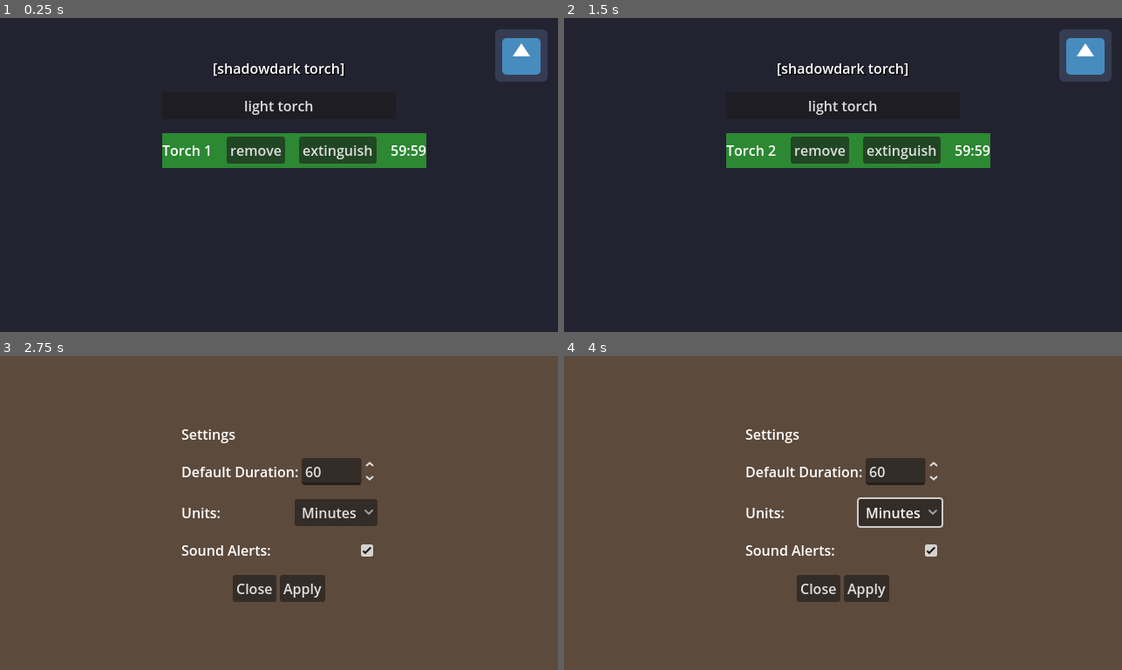
Above: before the commit, frames 1-4 (two rows, left to right).
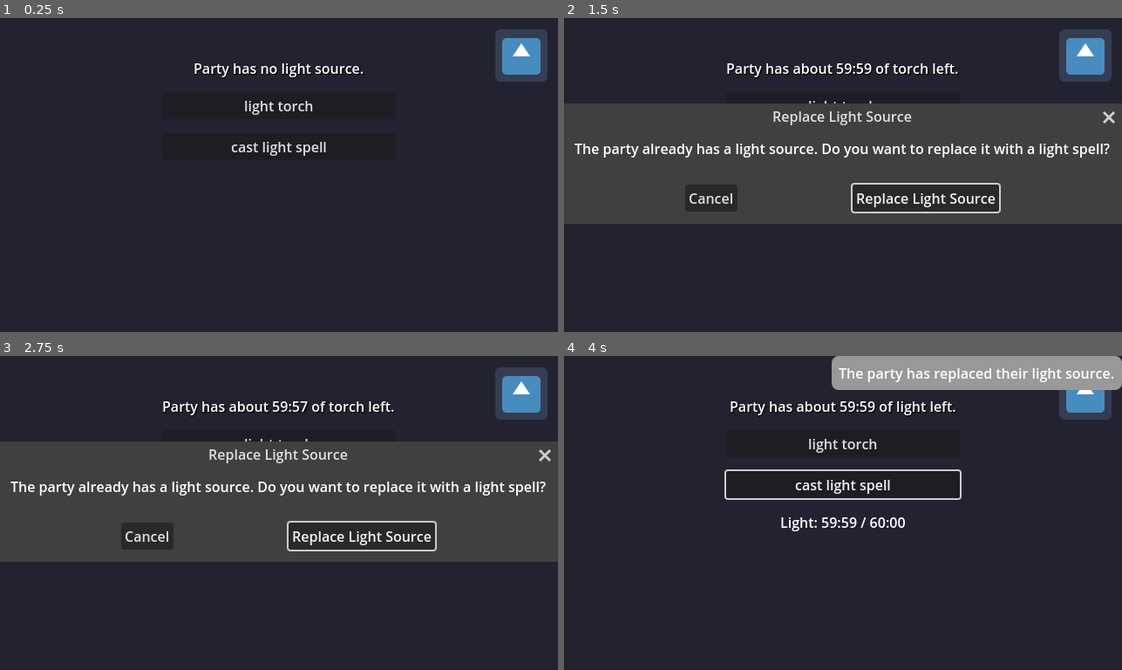
Above: after the commit, the same moments.

Repository: crubio/shadow-torch
Game: Godot game, scene res://scenes/main.tscn
Two runs of this game, one before a commit and one after it. Both use one fixed random seed, a clock stepped at 60 frames per second and the inputs below. The engine's default icon, where the game draws it, is replaced by a stand-in: a white triangle on a blue panel in a dark square.
Inputs (mouse positions are in pixels of both pictures, inside the frame that each line leads up to):
- Up to frame 1 (0.25 s): no input
- Up to frame 2 (1.5 s): click "light torch" at 0.5 s; click (843, 146) at 1.25 s, where only the run after the commit has a clickable "cast light spell"
- Up to frame 3 (2.75 s): click (518, 393) at 2 s
- Up to frame 4 (4 s): click (898, 513) at 2.75 s, where only the run before the commit has a clickable "Minutes"; click (926, 534) at 3.5 s, where only the run after the commit has a clickable "Replace Light Source"

The runs differ from the first frame. In frame 1, 5.9% of the frame differs, in the area x 29-77%, y 14-48%; in frame 2, 37%; in frame 3, 98%, in the area x 0-100%, y 0-100%; in frame 4, 97%.

Commit message:
refactor app structure

Diff:
--- /dev/null
+++ b/autoloads/GameSettings.gd
@@ -0,0 +1,54 @@
+# res://autoloads/GameSettings.gd
+extends Node
+
+# Settings signals
+signal settings_changed
+
+# Settings properties
+var default_duration_minutes: int = 60
+var default_units: String = "Minutes"  # "Minutes", "Turns", "Hours"
+var sound_alerts_enabled: bool = true
+
+# Settings file path
+const SETTINGS_FILE = "user://settings.save"
+
+func _ready() -> void:
+	load_settings()
+
+func save_settings() -> void:
+	var file = FileAccess.open(SETTINGS_FILE, FileAccess.WRITE)
+	if file:
+		var settings_data = {
+			"default_duration_minutes": default_duration_minutes,
+			"default_units": default_units,
+			"sound_alerts_enabled": sound_alerts_enabled
+		}
+		file.store_string(JSON.stringify(settings_data))
+		file.close()
+		print("Settings saved")
+
+func load_settings() -> void:
+	if FileAccess.file_exists(SETTINGS_FILE):
+		var file = FileAccess.open(SETTINGS_FILE, FileAccess.READ)
+		if file:
+			var json_string = file.get_as_text()
+			file.close()
+
+			var json = JSON.new()
+			var parse_result = json.parse(json_string)
+
+			if parse_result == OK:
+				var settings_data = json.data
+				default_duration_minutes = settings_data.get("default_duration_minutes", 60)
+				default_units = settings_data.get("default_units", "Minutes")
+				sound_alerts_enabled = settings_data.get("sound_alerts_enabled", true)
+				print("Settings loaded")
+			else:
+				print("Error parsing settings file")
+
+func update_settings(duration: int, units: String, sound_enabled: bool) -> void:
+	default_duration_minutes = duration
+	default_units = units
+	sound_alerts_enabled = sound_enabled
+	save_settings()
+	settings_changed.emit()
--- /dev/null
+++ b/autoloads/LightManager.gd
@@ -0,0 +1,120 @@
+# res://autoloads/LightManager.gd
+extends Node
+
+# Light source types
+enum LightType { TORCH, LIGHT_SPELL }
+
+# Light source signals
+signal light_changed(light_data: Dictionary)
+signal light_warning(percentage: float, message: String)
+signal light_extinguished(message: String)
+
+# Party light state
+var party_light: Dictionary = {
+	"active": false,
+	"type": LightType.TORCH,
+	"source_name": "",
+	"total_seconds": 3600.0,  # Always 60 minutes per Shadowdark rules
+	"remaining_seconds": 3600.0,
+	"alerted_25": false,
+	"alerted_10": false,
+	"alerted_0": false,
+	"is_lit": false
+}
+
+func _ready() -> void:
+	# Connect to game loop - process will be called from main scene
+	pass
+
+func light_torch() -> bool:
+	return _start_light_source(LightType.TORCH)
+
+func cast_light_spell() -> bool:
+	return _start_light_source(LightType.LIGHT_SPELL)
+
+func _start_light_source(type: LightType) -> bool:
+	if party_light.active:
+		return false  # Light already active - caller should handle replacement
+
+	_create_light_source(type)
+	return true
+
+func _create_light_source(type: LightType) -> void:
+	var source_name = _get_light_source_name(type)
+	var duration_seconds = GameSettings.default_duration_minutes * 60.0
+
+	party_light = {
+		"active": true,
+		"type": type,
+		"source_name": source_name,
+		"total_seconds": duration_seconds,
+		"remaining_seconds": duration_seconds,
+		"alerted_25": false,
+		"alerted_10": false,
+		"alerted_0": false,
+		"is_lit": true
+	}
+
+	light_changed.emit(party_light)
+	print("Party lit a " + source_name.to_lower() + "!")
+
+func extinguish_light() -> void:
+	if party_light.active:
+		party_light.active = false
+		party_light.is_lit = false
+		light_extinguished.emit("The " + party_light.source_name.to_lower() + " has been extinguished.")
+		light_changed.emit(party_light)
+
+func replace_light_source(type: LightType) -> void:
+	extinguish_light()
+	_create_light_source(type)
+
+func update_light(delta: float) -> void:
+	if not party_light.active:
+		return
+
+	_check_light_percentage()
+
+	party_light.remaining_seconds = max(0.0, party_light.remaining_seconds - delta)
+
+	if party_light.remaining_seconds <= 0.0:
+		party_light.active = false
+		party_light.is_lit = false
+		light_extinguished.emit("DARKNESS ARISES! You are in danger!")
+
+	light_changed.emit(party_light)
+
+func _check_light_percentage() -> void:
+	var percentage_left = party_light.remaining_seconds / party_light.total_seconds
+
+	if percentage_left <= 0.0 and not party_light.alerted_0:
+		light_warning.emit(0.0, "DARKNESS ARISES! You are in danger!")
+		party_light.alerted_0 = true
+
+	elif percentage_left <= 0.10 and not party_light.alerted_10:
+		light_warning.emit(10.0, party_light.source_name + " is about to die!")
+		party_light.alerted_10 = true
+
+	elif percentage_left <= 0.25 and not party_light.alerted_25:
+		light_warning.emit(25.0, party_light.source_name + " is burning low!")
+		party_light.alerted_25 = true
+
+func _get_light_source_name(type: LightType) -> String:
+	match type:
+		LightType.TORCH:
+			return "Torch"
+		LightType.LIGHT_SPELL:
+			return "Light"
+		_:
+			return "Unknown"
+
+func get_party_light_data() -> Dictionary:
+	return party_light.duplicate()
+
+func is_party_light_active() -> bool:
+	return party_light.active
+
+func get_light_percentage() -> float:
+	if party_light.total_seconds <= 0:
+		return 0.0
+	return party_light.remaining_seconds / party_light.total_seconds
--- a/project.godot
+++ b/project.godot
@@ -16,6 +16,13 @@
 config/features=PackedStringArray("4.4", "GL Compatibility")
 config/icon="uid://drr1alll481c4"
 
+[autoload]
+
+TimeFormatterUtil="*res://utils/TimeFormatter.gd"
+AudioManager="*res://utils/AudioManager.gd"
+LightManager="*res://autoloads/LightManager.gd"
+GameSettings="*res://autoloads/GameSettings.gd"
+
 [display]
 
 window/size/viewport_width=640
--- a/scenes/main.tscn
+++ b/scenes/main.tscn
@@ -1,7 +1,19 @@
-[gd_scene load_steps=3 format=3 uid="uid://7dgrnxitdesd"]
+[gd_scene load_steps=5 format=3 uid="uid://7dgrnxitdesd"]
 
 [ext_resource type="Script" uid="uid://bmsjn1a4d8bud" path="res://scripts/main.gd" id="1_ig7tw"]
 [ext_resource type="Texture2D" uid="uid://drr1alll481c4" path="res://icon.svg" id="2_0wfyh"]
+[ext_resource type="AudioStream" uid="uid://6ooyd4eyxf2y" path="res://alert.wav" id="2_sugp2"]
+
+[sub_resource type="StyleBoxFlat" id="StyleBoxFlat_0wfyh"]
+content_margin_left = 8.0
+content_margin_top = 8.0
+content_margin_right = 8.0
+content_margin_bottom = 8.0
+border_color = Color(0.8, 0.0392157, 0.0627451, 1)
+corner_radius_top_left = 8
+corner_radius_top_right = 8
+corner_radius_bottom_right = 8
+corner_radius_bottom_left = 8
 
 [node name="Main" type="Control"]
 layout_mode = 3
@@ -11,6 +23,19 @@
 grow_horizontal = 2
 grow_vertical = 2
 script = ExtResource("1_ig7tw")
+
+[node name="Notifications" type="Label" parent="."]
+visible = false
+z_index = 1
+layout_mode = 1
+anchors_preset = 1
+anchor_left = 1.0
+anchor_right = 1.0
+offset_left = -268.0
+offset_bottom = 23.0
+grow_horizontal = 0
+theme_override_styles/normal = SubResource("StyleBoxFlat_0wfyh")
+text = "test"
 
 [node name="Background" type="ColorRect" parent="."]
 layout_mode = 1
@@ -51,12 +76,26 @@
 text = "[shadowdark torch]"
 horizontal_alignment = 1
 
-[node name="AddTorchButton" type="Button" parent="MarginContainer/MainVBox"]
+[node name="LightTorchButton" type="Button" parent="MarginContainer/MainVBox"]
 layout_mode = 2
 text = "light torch"
 
-[node name="TorchList" type="VBoxContainer" parent="MarginContainer/MainVBox"]
-layout_mode = 2
+[node name="CastLightSpellButton" type="Button" parent="MarginContainer/MainVBox"]
+layout_mode = 2
+text = "cast light spell"
+
+[node name="PartyLight" type="VBoxContainer" parent="MarginContainer/MainVBox"]
+layout_mode = 2
+theme_override_constants/separation = 32
+
+[node name="AudioWarning" type="AudioStreamPlayer2D" parent="MarginContainer"]
+stream = ExtResource("2_sugp2")
+
+[node name="AudioCritical" type="AudioStreamPlayer2D" parent="MarginContainer"]
+stream = ExtResource("2_sugp2")
+
+[node name="AudioEnd" type="AudioStreamPlayer2D" parent="MarginContainer"]
+stream = ExtResource("2_sugp2")
 
 [node name="SettingsButton" type="Button" parent="."]
 custom_minimum_size = Vector2(32, 32)
@@ -76,6 +115,8 @@
 
 [node name="SettingsPanel" type="Control" parent="."]
 visible = false
+z_index = 10
+z_as_relative = false
 layout_mode = 1
 anchors_preset = 15
 anchor_right = 1.0
@@ -84,6 +125,7 @@
 grow_vertical = 2
 
 [node name="ColorRect" type="ColorRect" parent="SettingsPanel"]
+visible = false
 layout_mode = 1
 anchors_preset = 15
 anchor_right = 1.0
@@ -170,3 +212,8 @@
 [node name="ApplyButton" type="Button" parent="SettingsPanel/ColorRect/CenterContainer/SettingsVBox/ButtonsHBox"]
 layout_mode = 2
 text = "Apply"
+
+[node name="ReplaceLightSourceDialog" type="ConfirmationDialog" parent="."]
+title = "Replace Light Source"
+size = Vector2i(260, 100)
+ok_button_text = "Replace Light Source"
--- a/scenes/torch_item.tscn
+++ b/scenes/torch_item.tscn
@@ -1,19 +1,39 @@
-[gd_scene load_steps=2 format=3 uid="uid://torchitem"]
+[gd_scene load_steps=3 format=3 uid="uid://torchitem"]
 
 [ext_resource type="Script" uid="uid://bb2dy8s1xkqyk" path="res://scripts/torch_item.gd" id="1_script"]
 
+[sub_resource type="StyleBoxFlat" id="StyleBoxFlat_ljwne"]
+border_width_left = 2
+border_width_top = 2
+border_width_right = 2
+border_width_bottom = 2
+corner_radius_top_left = 2
+corner_radius_top_right = 2
+corner_radius_bottom_right = 2
+corner_radius_bottom_left = 2
+shadow_size = 8
+
 [node name="TorchItem" type="Control"]
-custom_minimum_size = Vector2(200, 24)
+custom_minimum_size = Vector2(300, 40)
 layout_mode = 3
-anchors_preset = 0
-offset_right = 279.0
-offset_bottom = 24.0
+anchors_preset = 8
+anchor_left = 0.5
+anchor_top = 0.5
+anchor_right = 0.5
+anchor_bottom = 0.5
+offset_left = -100.0
+offset_top = -12.0
+offset_right = 200.0
+offset_bottom = 40.0
+grow_horizontal = 2
+grow_vertical = 2
 script = ExtResource("1_script")
 
 [node name="PanelContainer" type="PanelContainer" parent="."]
 layout_mode = 0
-offset_right = 40.0
-offset_bottom = 40.0
+offset_right = 300.0
+offset_bottom = 52.0
+theme_override_styles/panel = SubResource("StyleBoxFlat_ljwne")
 
 [node name="ContentHBox" type="HBoxContainer" parent="PanelContainer"]
 layout_mode = 2
--- a/scripts/main.gd
+++ b/scripts/main.gd
@@ -2,36 +2,17 @@
 
 class_name Main
 
-# Simple torch data container
-class Torch:
-	var id: int
-	var name: String
-	var total_seconds: float
-	var remaining_seconds: float
-	var is_lit: bool = true
-
-	func _init(_id: int, _name: String, minutes: int = 6) -> void:
-		id = _id
-		name = _name
-		total_seconds = float(minutes * 60)
-		remaining_seconds = total_seconds
-		is_lit = true
-
-var torches: Array = [] # Array of Torch
-var next_torch_id: int = 1
-
-# Settings
-var default_duration_minutes: int = 60 # in minutes
-var default_units: String = "Minutes" # "Minutes", "Turns", "Hours"
-var sound_alerts_enabled: bool = true
+var _pending_light_type: LightManager.LightType
 
 # UI References
-var add_button: Button
-var torch_list_container: VBoxContainer
+var party_light_container: VBoxContainer
 var settings_button: Button
-
-# Settings Panel References
-var settings_panel: Control
+var torch_tracker: Label
+var light_torch_button: Button
+var cast_light_spell_button: Button
+var replace_dialog: ConfirmationDialog
+
+# Light source tracking
 var duration_spinbox: SpinBox
 var units_option: OptionButton
 var sound_checkbox: CheckBox
@@ -39,12 +20,15 @@
 var apply_button: Button
 
 func _ready() -> void:
+	print("Main scene ready")
 	# Main UI references
-	add_button = $MarginContainer/MainVBox/AddTorchButton
-	torch_list_container = $MarginContainer/MainVBox/TorchList
+	torch_tracker = $MarginContainer/MainVBox/TorchTracker
+	light_torch_button = $MarginContainer/MainVBox/LightTorchButton
+	cast_light_spell_button = $MarginContainer/MainVBox/CastLightSpellButton
+	party_light_container = $MarginContainer/MainVBox/PartyLight
+	replace_dialog = $ReplaceLightSourceDialog
 
 	# Settings panel references
-	settings_panel = $SettingsPanel
 	duration_spinbox = $SettingsPanel/ColorRect/CenterContainer/SettingsVBox/DurationHBox/SpinBox
 	units_option = $SettingsPanel/ColorRect/CenterContainer/SettingsVBox/UnitsHBox/OptionButton
 	sound_checkbox = $SettingsPanel/ColorRect/CenterContainer/SettingsVBox/SoundHBox/CheckBox
@@ -53,92 +37,115 @@
 	settings_button = $SettingsButton
 
 	# Connect signals
-	add_button.connect("pressed", Callable(self, "_on_add_torch_pressed"))
+	light_torch_button.connect("pressed", Callable(self, "_on_light_torch_pressed"))
+	cast_light_spell_button.connect("pressed", Callable(self, "_on_cast_light_spell_pressed"))
+	replace_dialog.connect("confirmed", Callable(self, "_on_replace_light_confirmed"))
 	close_button.connect("pressed", Callable(self, "_on_close_settings"))
 	apply_button.connect("pressed", Callable(self, "_on_apply_settings"))
 	settings_button.connect("pressed", Callable(self, "_on_settings_pressed"))
 	units_option.connect("item_selected", Callable(self, "_on_units_changed"))
 
+	# Connect to LightManager signals
+	LightManager.light_changed.connect(_on_light_changed)
+	LightManager.light_warning.connect(_on_light_warning)
+	LightManager.light_extinguished.connect(_on_light_extinguished)
+
 	# Initialize settings panel
 	_setup_settings_panel()
-	settings_panel.visible = false
-
-	# Add a sample torch
-	_add_torch("Torch 1", default_duration_minutes)
+
+	_update_party_display()
 
 func _process(delta: float) -> void:
-	# Update remaining time for lit torches and refresh UI
-	for t in torches:
-		if t.is_lit:
-			t.remaining_seconds = max(0.0, t.remaining_seconds - delta)
-			if t.remaining_seconds <= 0.0:
-				t.is_lit = false
-				# TODO: emit a signal or play sound
-	_refresh_ui()
-
-func _on_add_torch_pressed() -> void:
-	var duration = _get_duration_in_minutes()
-	_add_torch("Torch %d" % next_torch_id, duration)
+	# Let LightManager handle the timing and alerts
+	LightManager.update_light(delta)
+
+func _on_light_torch_pressed() -> void:
+	if LightManager.is_party_light_active():
+		_pending_light_type = LightManager.LightType.TORCH
+		replace_dialog.dialog_text = "The party already has a light source. Do you want to replace it with a torch?"
+		replace_dialog.popup_centered()
+	else:
+		LightManager.light_torch()
+
+func _on_cast_light_spell_pressed() -> void:
+	if LightManager.is_party_light_active():
+		_pending_light_type = LightManager.LightType.LIGHT_SPELL
+		replace_dialog.dialog_text = "The party already has a light source. Do you want to replace it with a light spell?"
+		replace_dialog.popup_centered()
+	else:
+		LightManager.cast_light_spell()
+
+func _on_replace_light_confirmed() -> void:
+	LightManager.replace_light_source(_pending_light_type)
+	update_notifications("The party has replaced their light source.")
+
+# LightManager signal handlers
+func _on_light_changed(_light_data: Dictionary) -> void:
+	_update_party_display()
+
+func _on_light_warning(_percentage: float, message: String) -> void:
+	update_notifications(message)
+	play_alert_sound()
+
+func _on_light_extinguished(message: String) -> void:
+	update_notifications(message)
+	_update_party_display()
+
+func _update_party_display() -> void:
+	# Update the main status label
+	if LightManager.party_light.active:
+		var time_string = TimeFormatter.format_time(LightManager.party_light.remaining_seconds, GameSettings.default_units)
+		torch_tracker.text = "Party has about " + time_string + " of " + LightManager.party_light.source_name.to_lower() + " left."
+
+		# Update the party light container with current light source info
+		_update_party_light_container()
+	else:
+		torch_tracker.text = "Party has no light source."
+		_clear_party_light_container()
+
+func _update_party_light_container() -> void:
+	# Clear existing content
+	_clear_party_light_container()
+
+	if LightManager.party_light.active:
+		# Create a label showing the current light source details
+		var light_info_label = Label.new()
+		var time_string = TimeFormatter.format_time(LightManager.party_light.remaining_seconds, GameSettings.default_units)
+		var total_time = TimeFormatter.format_time(LightManager.party_light.total_seconds, GameSettings.default_units)
+
+		light_info_label.text = "%s: %s / %s" % [LightManager.party_light.source_name, time_string, total_time]
+		light_info_label.horizontal_alignment = HORIZONTAL_ALIGNMENT_CENTER
+
+		party_light_container.add_child(light_info_label)
+
+func _clear_party_light_container() -> void:
+	# Remove all children from the party light container
+	for child in party_light_container.get_children():
+		child.queue_free()
+
+func play_alert_sound() -> void:
+	if GameSettings.sound_alerts_enabled:
+		AudioManager.play_sound_effect("alert")
+
+func update_notifications(message: String) -> void:
+	var notification_label = $Notifications
+	notification_label.text = message
+	notification_label.visible = true
+	print("Notification: " + message)
 
 func _on_settings_pressed() -> void:
 	show_settings()
 
-func _add_torch(p_name: String, minutes: int = 6) -> void:
-	var t = Torch.new(next_torch_id, p_name, minutes)
-	next_torch_id += 1
-	torches.append(t)
-	_spawn_torch_item_ui(t)
-
-func _spawn_torch_item_ui(t: Torch) -> void:
-	var scene = load("res://scenes/torch_item.tscn")
-	var item = scene.instantiate()
-	item.torch_id = t.id
-	torch_list_container.add_child(item)
-	item.connect("request_extinguish", Callable(self, "_on_item_extinguish"))
-	item.connect("request_remove", Callable(self, "_on_item_remove"))
-	_update_item_display(item, t)
-
-func _on_item_extinguish(torch_id: int) -> void:
-	for t in torches:
-		if t.id == torch_id:
-			t.is_lit = not t.is_lit
-			break
-
-func _on_item_remove(torch_id: int) -> void:
-	for i in range(torches.size()):
-		if torches[i].id == torch_id:
-			torches.remove_at(i)
-			# remove UI node
-			for child in torch_list_container.get_children():
-				if child.has_method("get_torch_id") and child.get_torch_id() == torch_id:
-					child.queue_free()
-					break
-			break
-
-func _refresh_ui() -> void:
-	for child in torch_list_container.get_children():
-		if child.has_method("get_torch_id"):
-			var id = child.get_torch_id()
-			for t in torches:
-				if t.id == id:
-					_update_item_display(child, t)
-					break
-
-func _update_item_display(item: Node, t) -> void:
-	if item.has_method("set_display"):
-		item.set_display(t.name, t.remaining_seconds, t.is_lit, t.total_seconds, default_units)
-
 # Settings Panel Functions
 func _setup_settings_panel() -> void:
-	# Set initial values
-	duration_spinbox.value = default_duration_minutes
-	units_option.selected = 0  # "Minutes" by default
-	sound_checkbox.button_pressed = sound_alerts_enabled
+	# Load settings from GameSettings
+	GameSettings.load_settings()
 
 	# Set button text
 	close_button.text = "Close"
 	apply_button.text = "Apply"
 
+	# Set label text
 	var duration_label = $SettingsPanel/ColorRect/CenterContainer/SettingsVBox/DurationHBox/Label
 	var units_label = $SettingsPanel/ColorRect/CenterContainer/SettingsVBox/UnitsHBox/Label
 	var sound_label = $SettingsPanel/ColorRect/CenterContainer/SettingsVBox/SoundHBox/Label
@@ -147,43 +154,63 @@
 	units_label.text = "Units:"
 	sound_label.text = "Sound Alerts:"
 
+	# Populate UI controls with current GameSettings values
+	duration_spinbox.value = GameSettings.default_duration_minutes
+	sound_checkbox.button_pressed = GameSettings.sound_alerts_enabled
+
+	# Set the units dropdown to the correct value
+	var unit_options = ["Minutes", "Turns", "Hours"]
+	for i in range(unit_options.size()):
+		if unit_options[i] == GameSettings.default_units:
+			units_option.selected = i
+			break
+
 func show_settings() -> void:
-	settings_panel.visible = true
+	var settings_panel = $SettingsPanel
+	var color_rect = $SettingsPanel/ColorRect
+
+	if settings_panel:
+		settings_panel.visible = true
+		settings_panel.z_index = 10
+
+	if color_rect:
+		color_rect.visible = true
 
 func hide_settings() -> void:
-	settings_panel.visible = false
+	var settings_panel = $SettingsPanel
+	var color_rect = $SettingsPanel/ColorRect
+
+	if settings_panel:
+		settings_panel.visible = false
+	if color_rect:
+		color_rect.visible = false
 
 func _on_close_settings() -> void:
 	hide_settings()
 
 func _on_apply_settings() -> void:
 	# Get values from UI
-	default_duration_minutes = int(duration_spinbox.value)
 	var selected_unit = units_option.get_item_text(units_option.selected)
-	default_units = selected_unit
-	sound_alerts_enabled = sound_checkbox.button_pressed
+	GameSettings.update_settings(int(duration_spinbox.value), selected_unit, sound_checkbox.button_pressed)
 
 	# Apply settings logic here
-	print("Settings applied - Duration: %d %s, Sound: %s" % [default_duration_minutes, default_units, sound_alerts_enabled])
+	print("Settings applied - New torch duration: %d %s, Sound: %s" % [GameSettings.default_duration_minutes, GameSettings.default_units, GameSettings.sound_alerts_enabled])
+
+	# Show user notification about settings
+	if LightManager.is_party_light_active():
+		update_notifications("Settings saved. New duration (%d %s) will apply to next torch." % [GameSettings.default_duration_minutes, GameSettings.default_units])
+	else:
+		update_notifications("Settings saved. Next torch will last %d %s." % [GameSettings.default_duration_minutes, GameSettings.default_units])
+
+	# Refresh the display to show existing torch in new units
+	_update_party_display()
 
 	hide_settings()
-
-func _get_duration_in_minutes() -> int:
-	# Convert current settings to minutes
-	match default_units:
-		"Minutes":
-			return default_duration_minutes
-		"Turns":
-			return default_duration_minutes * 10  # Shadowdark: 1 turn = 10 minutes
-		"Hours":
-			return default_duration_minutes * 60
-		_:
-			return default_duration_minutes  # fallback
 
 func _on_units_changed(index: int) -> void:
 	# Convert current duration value to new units
 	var current_value = duration_spinbox.value
-	var old_unit = default_units
+	var old_unit = GameSettings.default_units
 	var new_unit = units_option.get_item_text(index)
 
 	# Convert current value to minutes first
@@ -212,7 +239,4 @@
 
 	# Update the spinbox value and internal tracking
 	duration_spinbox.value = max(1.0, new_value)  # Don't allow values less than 1
-	default_units = new_unit
-
-	# Refresh all existing torch displays to show in new units
-	_refresh_ui()
+	GameSettings.default_units = new_unit
--- a/scripts/torch_item.gd
+++ b/scripts/torch_item.gd
@@ -75,13 +75,13 @@
 
 		if percent_remaining > 0.5:
 			# Green - healthy (>50%)
-			style_box.bg_color = Color(0.2, 0.8, 0.2, 0.6)
+			style_box.bg_color = Color(0.2, 0.8, 0.2, 0.5)
 		elif percent_remaining > 0.1:
 			# Yellow - getting low (10-50%)
-			style_box.bg_color = Color(0.8, 0.8, 0.2, 0.6)
+			style_box.bg_color = Color(0.8, 0.8, 0.2, 0.5)
 		else:
 			# Red - critical (<10%)
-			style_box.bg_color = Color(0.8, 0.2, 0.2, 0.6)
+			style_box.bg_color = Color(0.8, 0.2, 0.2, 0.5)
 
 	# Apply the style to the PanelContainer
 	panel_container.add_theme_stylebox_override("panel", style_box)
--- /dev/null
+++ b/utils/AudioManager.gd
@@ -0,0 +1,33 @@
+# res://utils/AudioManager.gd
+
+# Access anywhere: AudioManager.play_sound_effect("alert")
+extends Node
+
+var alert_sound: AudioStreamPlayer
+var success_sound: AudioStreamPlayer
+var failure_sound: AudioStreamPlayer
+
+func _ready() -> void:
+	# TODO: Replace with actual sound files
+	alert_sound = AudioStreamPlayer.new()
+	alert_sound.stream = preload("res://alert.wav")
+	add_child(alert_sound)
+
+	success_sound = AudioStreamPlayer.new()
+	success_sound.stream = preload("res://alert.wav")
+	add_child(success_sound)
+
+	failure_sound = AudioStreamPlayer.new()
+	failure_sound.stream = preload("res://alert.wav")
+	add_child(failure_sound)
+
+func play_sound_effect(sound_name: String) -> void:
+	match sound_name:
+		"alert":
+			alert_sound.play()
+		"success":
+			success_sound.play()
+		"failure":
+			failure_sound.play()
+		_:
+			alert_sound.play()  # Default to alert sound
--- /dev/null
+++ b/utils/TimeFormatter.gd
@@ -0,0 +1,25 @@
+# res://utils/TimeFormatter.gd
+
+class_name TimeFormatter
+
+static func format_time(seconds: float, default_units: String) -> String:
+  var time_text = ""
+  match default_units:
+    "Minutes":
+      var secs = int(seconds)
+      var mm = int(secs / 60)
+      var ss = secs % 60
+      time_text = "%02d:%02d" % [mm, ss]
+    "Turns":
+      var turns = float(seconds) / 600.0  # 600 seconds = 10 minutes = 1 turn
+      time_text = "%.1f turns" % turns
+    "Hours":
+      var hours = float(seconds) / 3600.0  # 3600 seconds = 1 hour
+      time_text = "%.2f hrs" % hours
+    _:
+      # Fallback to minutes
+      var secs = int(seconds)
+      var mm = int(secs / 60)
+      var ss = secs % 60
+      time_text = "%02d:%02d" % [mm, ss]
+  return time_text
Not shown, added: alert.wav.import
Not shown, added: ambient_music.ogg.import
Not shown, added: autoloads/GameSettings.gd.uid
Not shown, added: autoloads/LightManager.gd.uid
Not shown, added: utils/AudioManager.gd.uid
Not shown, added: utils/TimeFormatter.gd.uid
Not shown, added: alert.wav
Not shown, added: ambient_music.ogg
